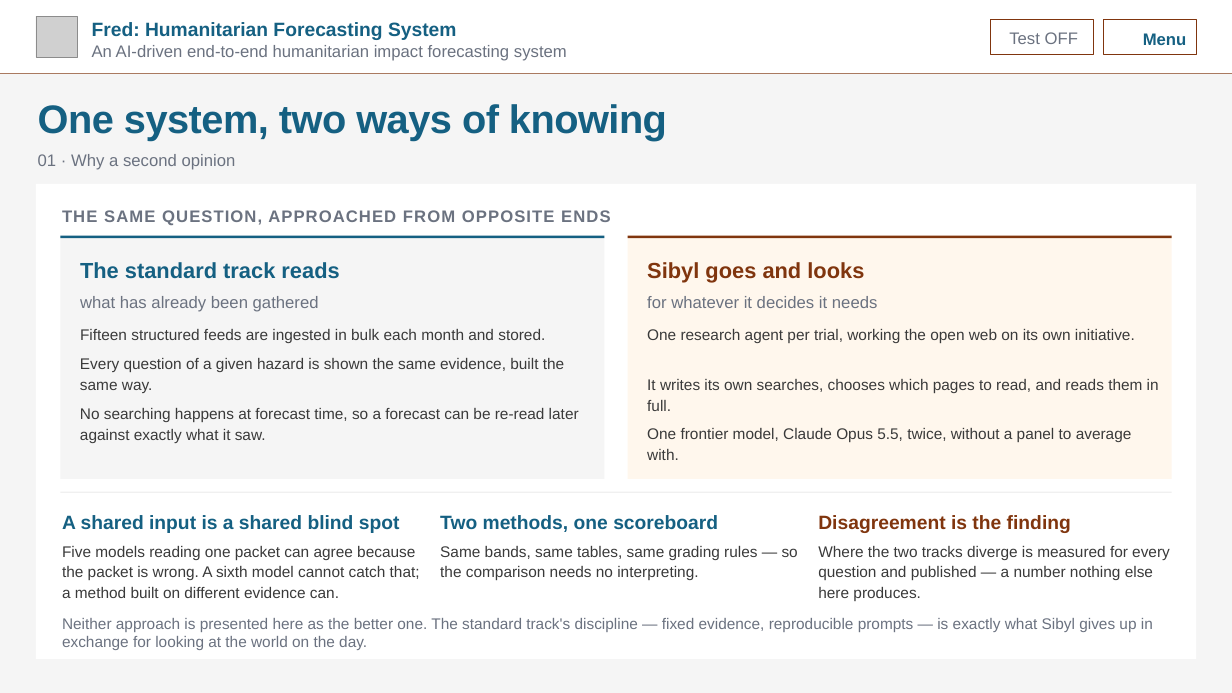
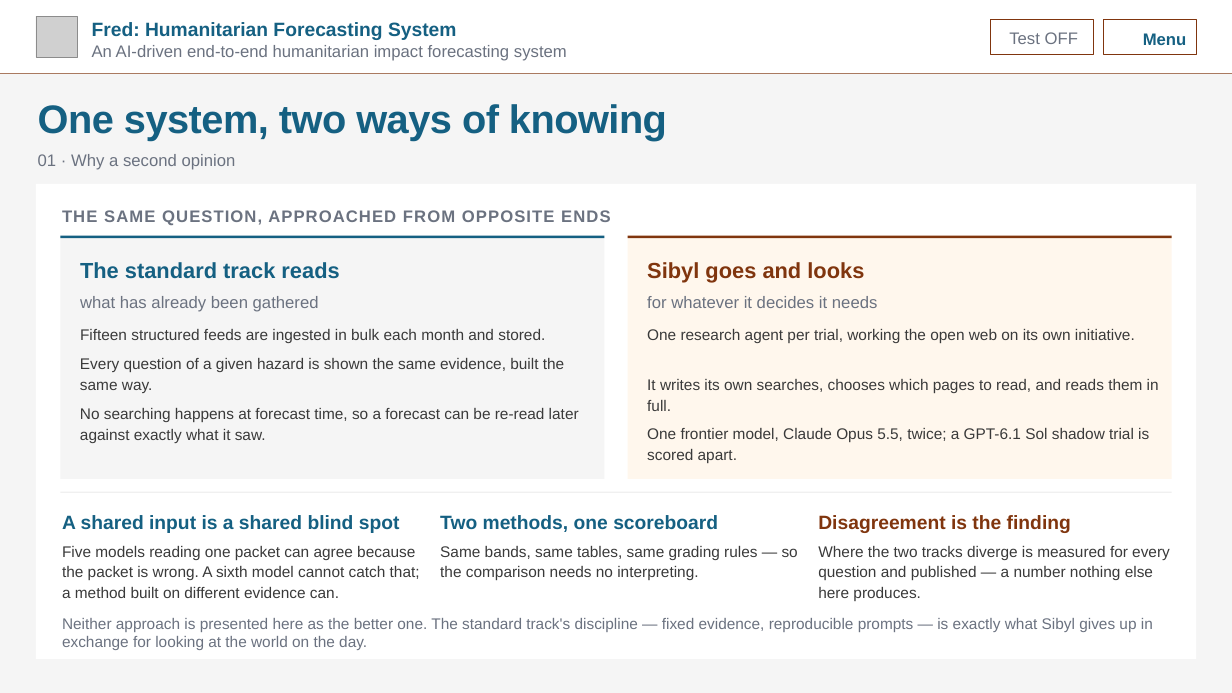
Before and after one commit to kwyjad/Pythia, a slide deck: slide 3 of docs/decks/4_sibyl.pptx. Drawn at 1232x693 pixels with LibreOffice and Linux fonts; fonts in the diff are those of the drawing; grey boxes stand for pictures; background and template pictures are left out. Boxes give left, top, right and bottom in pixels: in the first picture for what was removed or moved away, otherwise in the second. Text is boxed around its words. In the diff, an @@ line names an element or a change of style, - is before the commit and + after.

```diff
--- a/docs/decks/4_sibyl.pptx
+++ b/docs/decks/4_sibyl.pptx
@@ text at (647,428,1149,463): text changed @@
-One frontier model, Claude Opus 5.5, twice, without a panel to average with.
+One frontier model, Claude Opus 5.5, twice; a GPT-6.1 Sol shadow trial is scored apart.
```
Also in this commit, not shown: 6 other slides changed, 5 other files.
